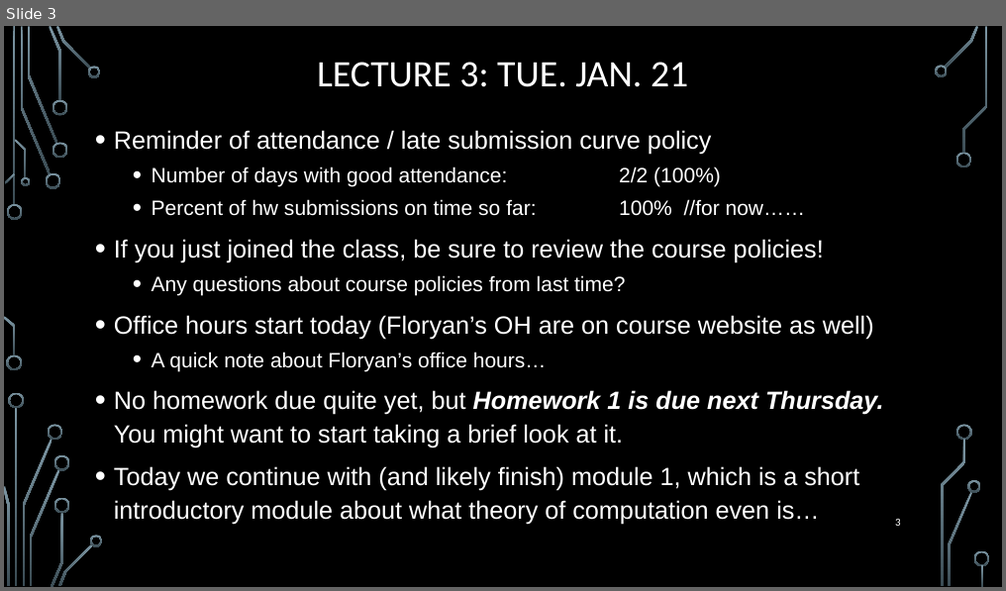
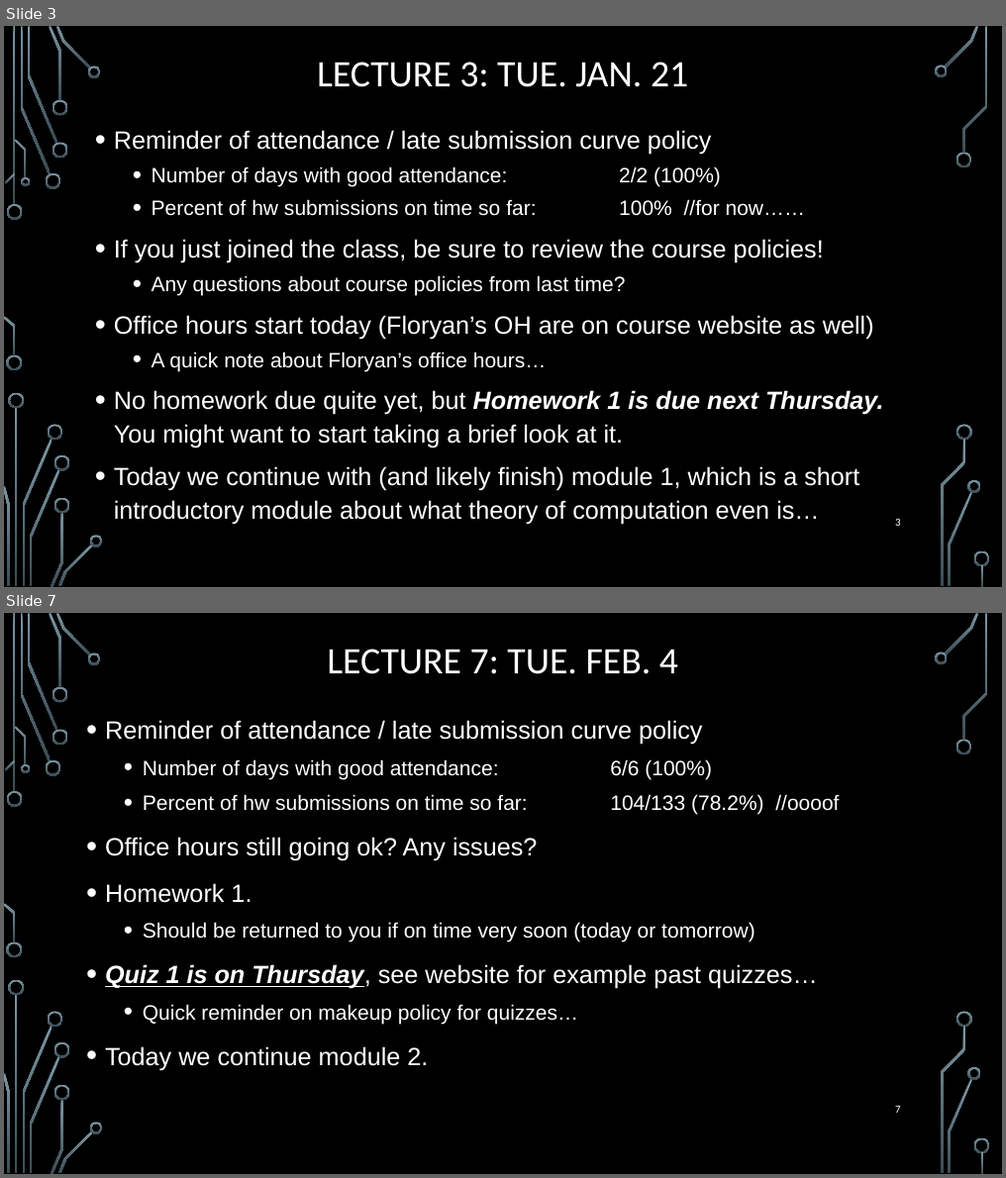
Before and after one commit to markfloryan/dmt2, a slide deck: slides/00-DailyAnnouncements.pptx. Shown one above the other, each under a label of ours: slide 3 before the commit, slides 3 and 7 after it; the slides between them are not shown. The pictures are 1006x591 and 1006x1178 pixels, drawn with LibreOffice and Linux fonts; fonts in the diff are those of the drawing; background and template pictures are left out. Boxes give left, top, right and bottom in pixels: in the first picture for what was removed or moved away, otherwise in the second. Text is boxed around its words. In the diff, an @@ line names an element or a change of style, - is before the commit and + after.

```diff
--- a/slides/00-DailyAnnouncements.pptx
+++ b/slides/00-DailyAnnouncements.pptx
@@ slide 7 added at (4, 613, 1002, 1174), background picture (left out); not listed: 36 template elements that a slide beside it also shows @@
@@ title added at (327, 649, 678, 674), 36 pt, text #FFFFFF @@
+LECTURE 7: TUE. FEB. 4
@@ text added at (105, 720, 839, 1070), 20 pt, text #FFFFFF @@
+• Reminder of attendance / late submission curve policy
+  • Number of days with good attendance: 6/6 (100%)
+  • Percent of hw submissions on time so far: 104/133 (78.2%) //oooof
+• Office hours still going ok? Any issues?
+• Homework 1.
+  • Should be returned to you if on time very soon (today or tomorrow)
+• Quiz 1 is on Thursday, see website for example past quizzes…
+  • Quick reminder on makeup policy for quizzes…
+• Today we continue module 2.
@@ page number added at (895, 1106, 901, 1113), 10.5 pt, text #FFFFFF @@
+7
```
Also in this commit, not shown: 3 slides changed.
